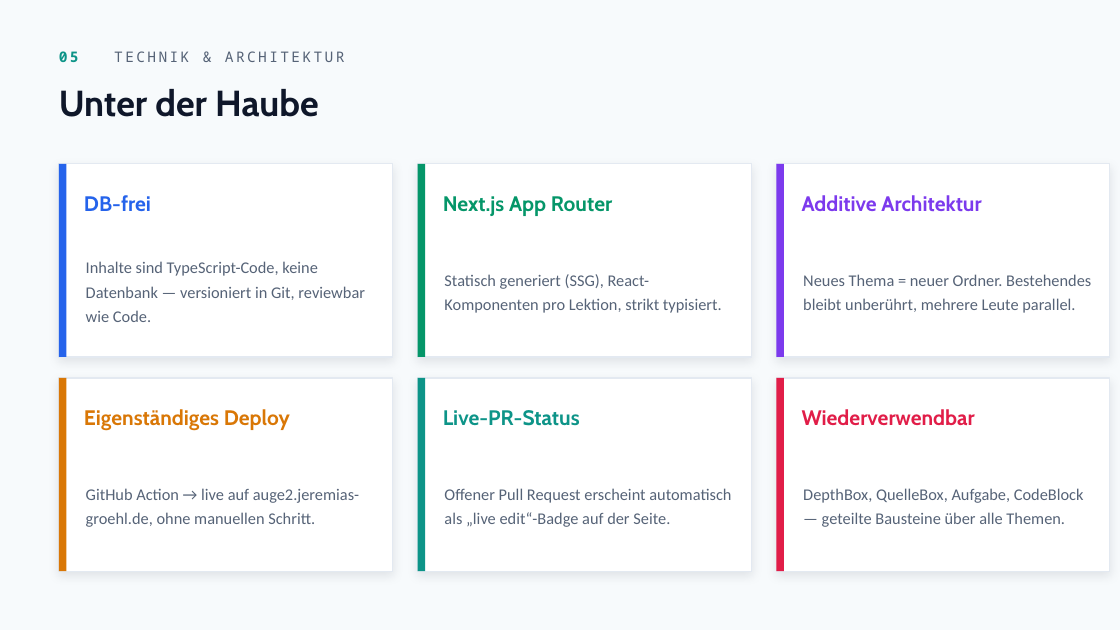
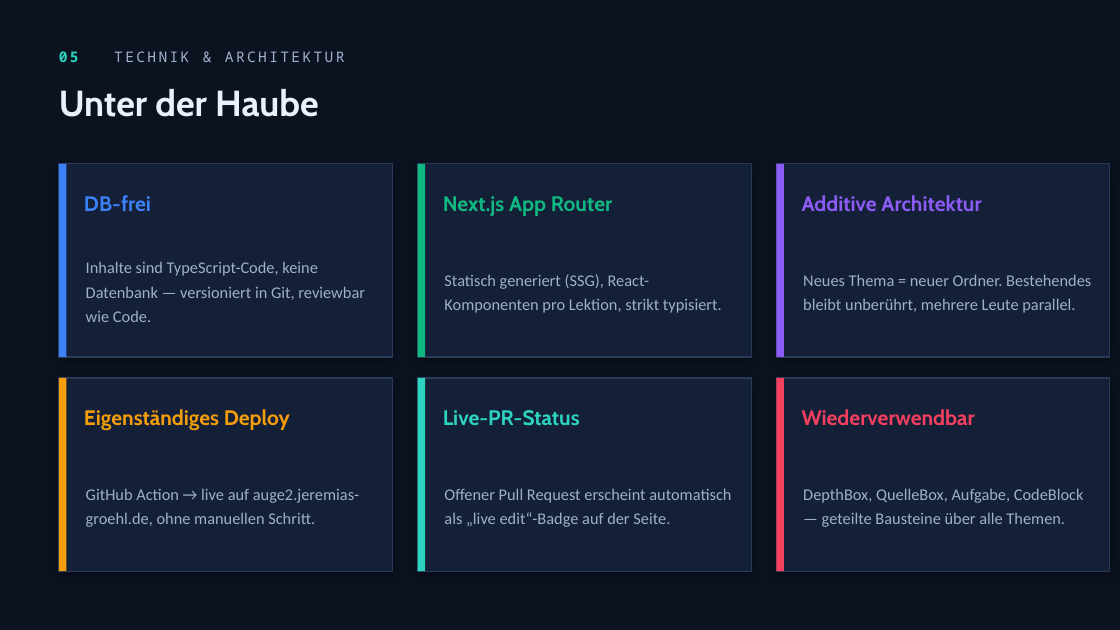
Before and after one commit to JereIsThere/auge, a slide deck: slide 7 of _present/Krypto-Learning-Hub.pptx. Drawn at 1120x630 pixels with LibreOffice and Linux fonts; fonts in the diff are those of the drawing. Boxes give left, top, right and bottom in pixels: in the first picture for what was removed or moved away, otherwise in the second. Text is boxed around its words. In the diff, an @@ line names an element or a change of style, - is before the commit and + after.

```diff
--- a/_present/Krypto-Learning-Hub.pptx
+++ b/_present/Krypto-Learning-Hub.pptx
@@ background #F7FAFC to #0B1220 @@
@@ text "05 TECHNIK & ARCHITEKTUR" at box(59, 51, 345, 62): text colour #0D9488 to #2DD4BF in "05"; text colour #566377 to #9FB0CC @@
@@ text "Unter der Haube" at box(59, 89, 318, 117): text colour #0F172A to #EAF1FB @@
@@ fill #FFFFFF to #141F38; outline #E3E9F1 1 pt to #2A3A59 1 pt; shadow changed in 6 elements at box(418, 164, 751, 357), box(776, 164, 1110, 357), box(59, 378, 392, 571), box(418, 378, 751, 571), box(776, 378, 1110, 571), box(59, 164, 392, 357) @@
@@ rectangle at box(59, 164, 66, 357): fill #2563EB to #3B82F6 @@
@@ rectangle at box(418, 164, 425, 357): fill #059669 to #10B981 @@
@@ rectangle at box(776, 164, 784, 357): fill #7C3AED to #8B5CF6 @@
@@ text "DB-frei" at box(84, 195, 151, 211): text colour #2563EB to #3B82F6 @@
@@ text "Next.js App Router" at box(443, 196, 612, 216): text colour #059669 to #10B981 @@
@@ text "Additive Architektur" at box(802, 195, 981, 211): text colour #7C3AED to #8B5CF6 @@
@@ rectangle at box(59, 378, 66, 571): fill #D97706 to #F59E0B @@
@@ rectangle at box(418, 378, 425, 571): fill #0D9488 to #2DD4BF @@
@@ rectangle at box(776, 378, 784, 571): fill #E11D48 to #F43F5E @@
@@ text "Eigenständiges Deploy" at box(84, 409, 290, 431): text colour #D97706 to #F59E0B @@
@@ text "Live-PR-Status" at box(443, 410, 580, 426): text colour #0D9488 to #2DD4BF @@
@@ text "Wiederverwendbar" at box(802, 409, 975, 426): text colour #E11D48 to #F43F5E @@
@@ text colour #566377 to #9FB0CC in 6 elements at box(86, 261, 365, 322), box(444, 274, 722, 313), box(803, 274, 1091, 313), box(86, 488, 359, 527), box(444, 488, 731, 527), box(803, 488, 1084, 527) @@
```
Also in this commit, not shown: 10 other slides changed.
